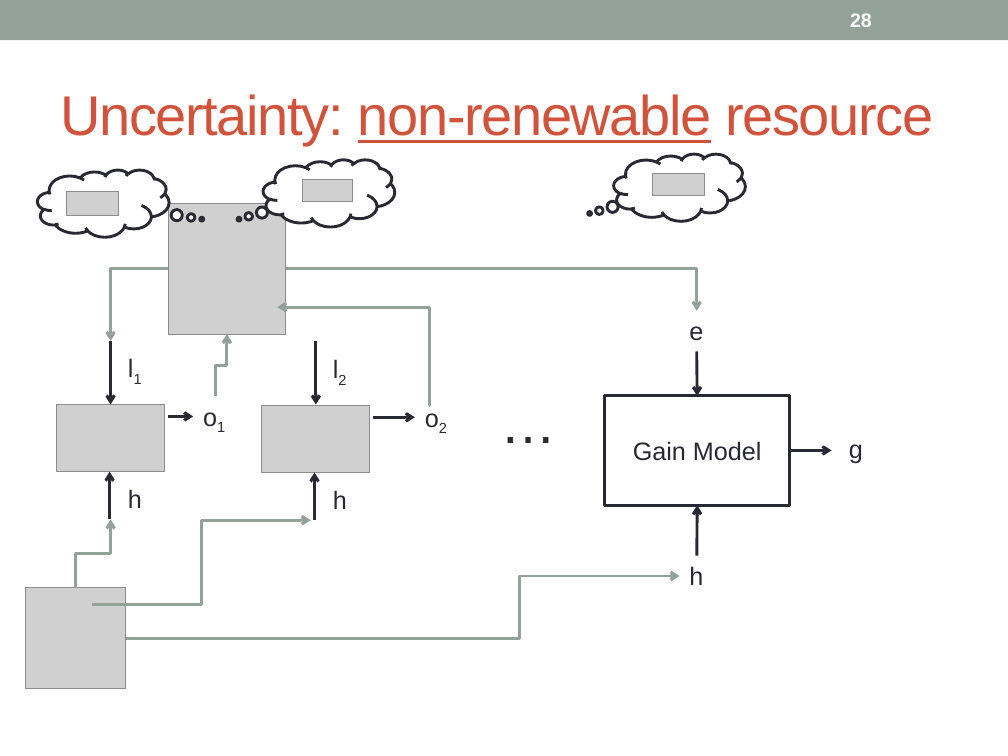
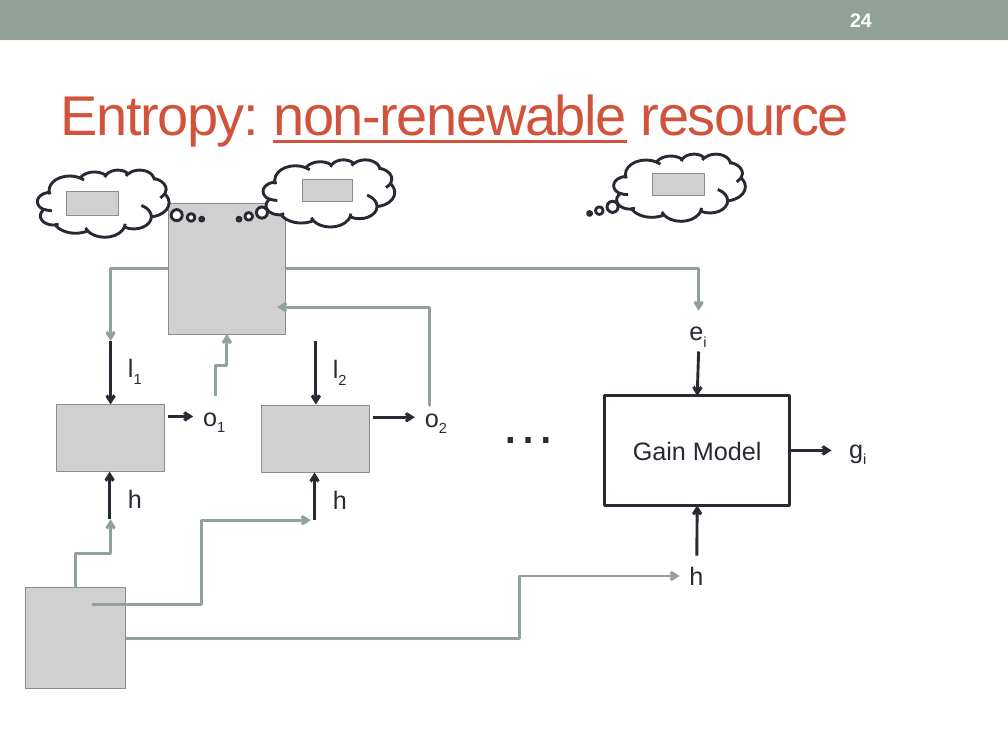
Before and after one commit to piotrm0/piotrm0.github.io, a slide deck: slide 24 of docs/mardziel15hcss.pres.pptx (slide 28 before the commit). Drawn at 1008x756 pixels with LibreOffice and Linux fonts; fonts in the diff are those of the drawing; grey boxes stand for pictures. Boxes give left, top, right and bottom in pixels: in the first picture for what was removed or moved away, otherwise in the second. Text is boxed around its words. In the diff, an @@ line names an element or a change of style, - is before the commit and + after.

```diff
--- a/docs/mardziel15hcss.pres.pptx
+++ b/docs/mardziel15hcss.pres.pptx
@@ page number at <box>850,13,872,27</box>: text changed @@
-28
+24
@@ title at <box>60,94,849,145</box>: text changed @@
-Uncertainty: non-renewable resource
+Entropy: non-renewable resource
@@ elbow arrow (285, 269) - (699, 310): route changed @@
@@ text at <box>689,326,703,341</box>: text changed @@
-e
+ei
@@ text at <box>849,444,863,464</box>: text changed @@
-g
+gi
```
Also in this commit, not shown: 39 other slides changed, 2 slides added, 6 slides removed, 34 other files.
